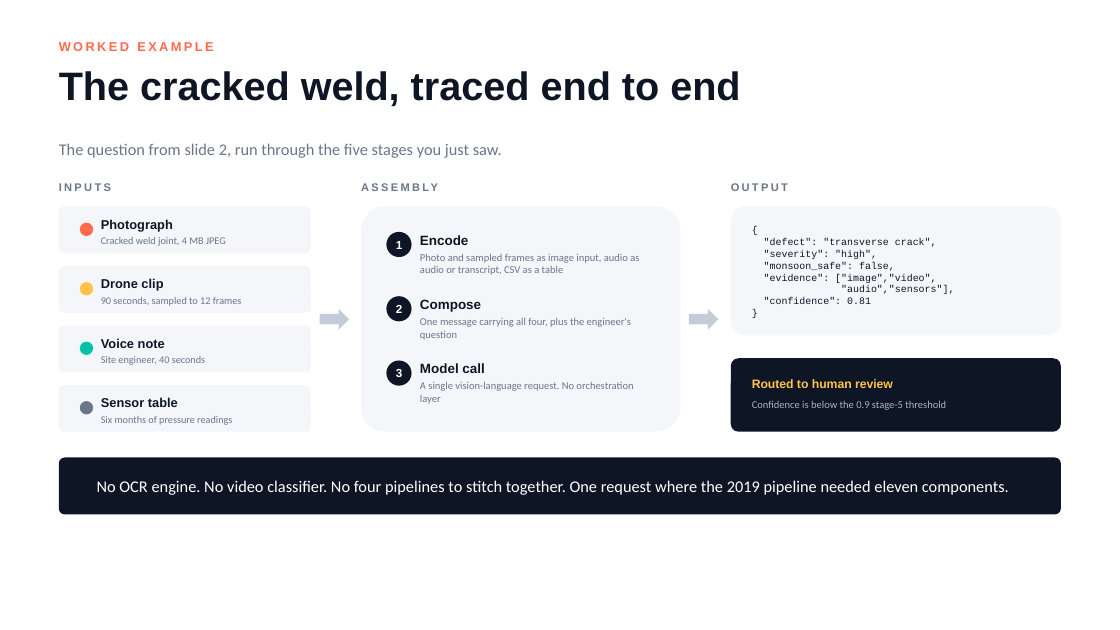
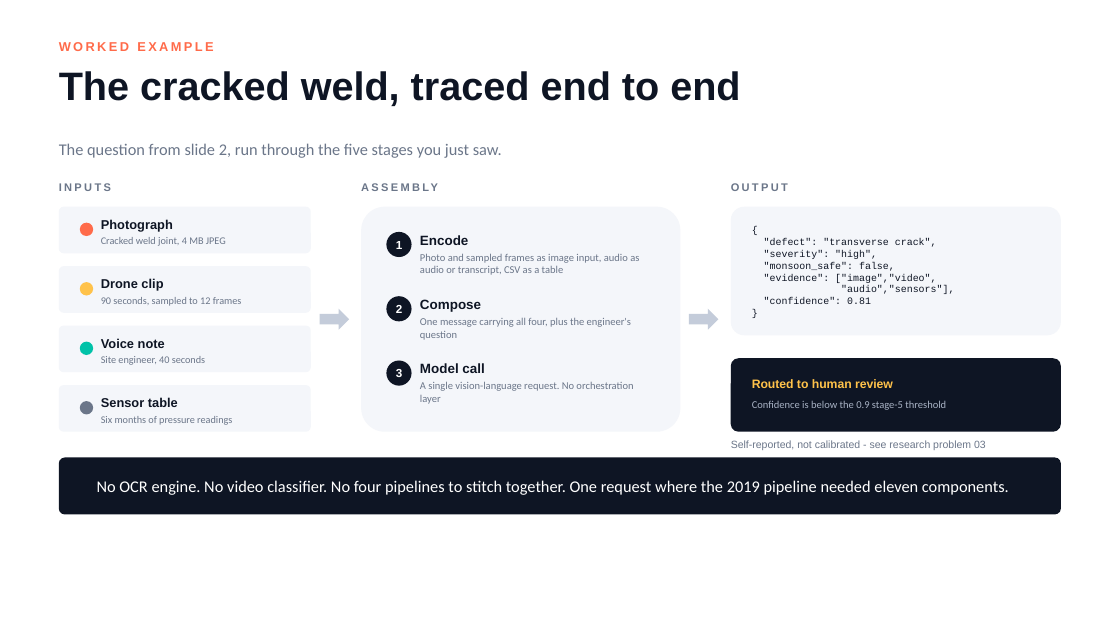
Before and after one commit to lksmangai/DeepLearning, a slide deck: slide 21 of Multimodal-AI-ATAL-FDP-Deck.pptx. Drawn at 1120x630 pixels with LibreOffice and Linux fonts; fonts in the diff are those of the drawing. Boxes give left, top, right and bottom in pixels: in the first picture for what was removed or moved away, otherwise in the second. Text is boxed around its words. In the diff, an @@ line names an element or a change of style, - is before the commit and + after.

```diff
--- a/Multimodal-AI-ATAL-FDP-Deck.pptx
+++ b/Multimodal-AI-ATAL-FDP-Deck.pptx
@@ text added at [731, 440, 986, 450], 9 pt, text #6B7689 @@
+Self-reported, not calibrated - see research problem 03
```
Also in this commit, not shown: 8 other slides changed.
